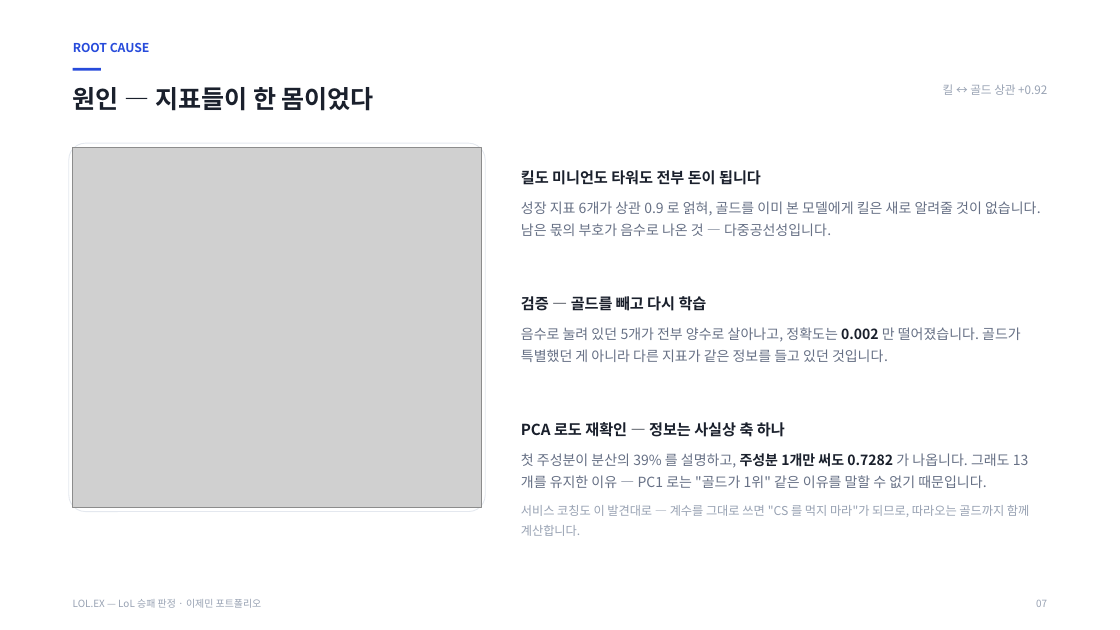
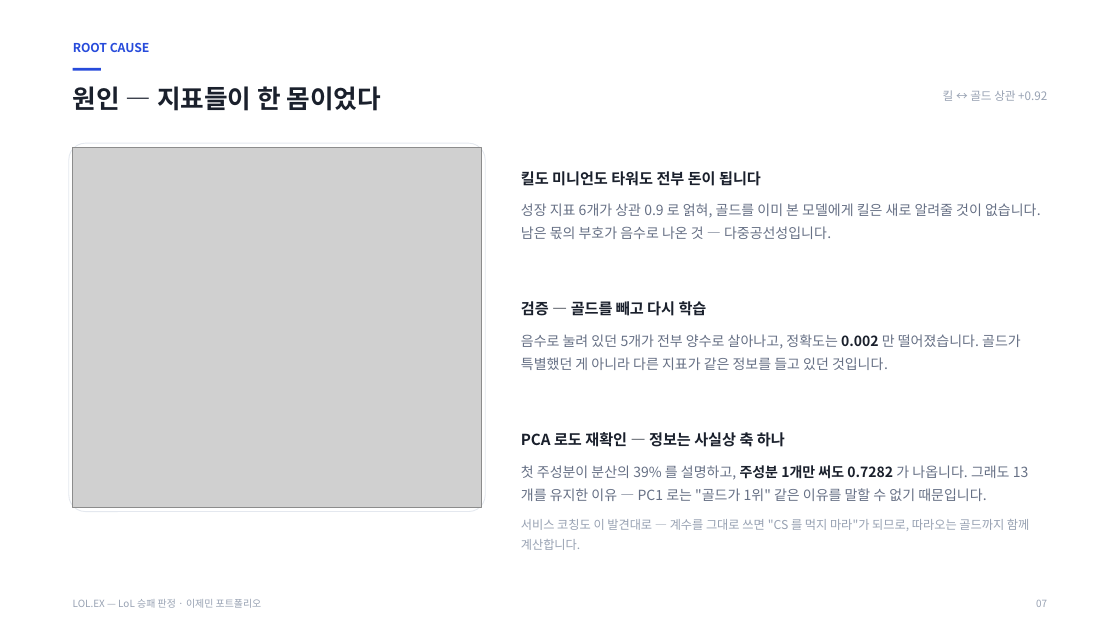
Before and after one commit to wpalswpa/lol-win-prediction, a slide deck: slide 7 of LOLEX_포트폴리오.pptx. Drawn at 1120x630 pixels with LibreOffice and Linux fonts; fonts in the diff are those of the drawing; grey boxes stand for pictures. Boxes give left, top, right and bottom in pixels: in the first picture for what was removed or moved away, otherwise in the second. Text is boxed around its words. In the diff, an @@ line names an element or a change of style, - is before the commit and + after.

```diff
--- a/LOLEX_포트폴리오.pptx
+++ b/LOLEX_포트폴리오.pptx
@@ text "원인 — 지표들이 한 몸이었다" at bbox=[73, 86, 381, 111]: size 21.5 to 22 pt @@
@@ text "킬 ↔ 골드 상관 +0.92": place and size @@
-text "킬 ↔ 골드 상관 +0.92" at bbox=[943, 84, 1047, 95]
+text "킬 ↔ 골드 상관 +0.92" at bbox=[943, 90, 1047, 101]
@@ text "킬도 미니언도 타워도 전부 돈이 ..." at bbox=[521, 171, 1041, 550]: line spacing 1.32 to 1.38 @@
```
Also in this commit, not shown: 11 other slides changed, 1 other file.
